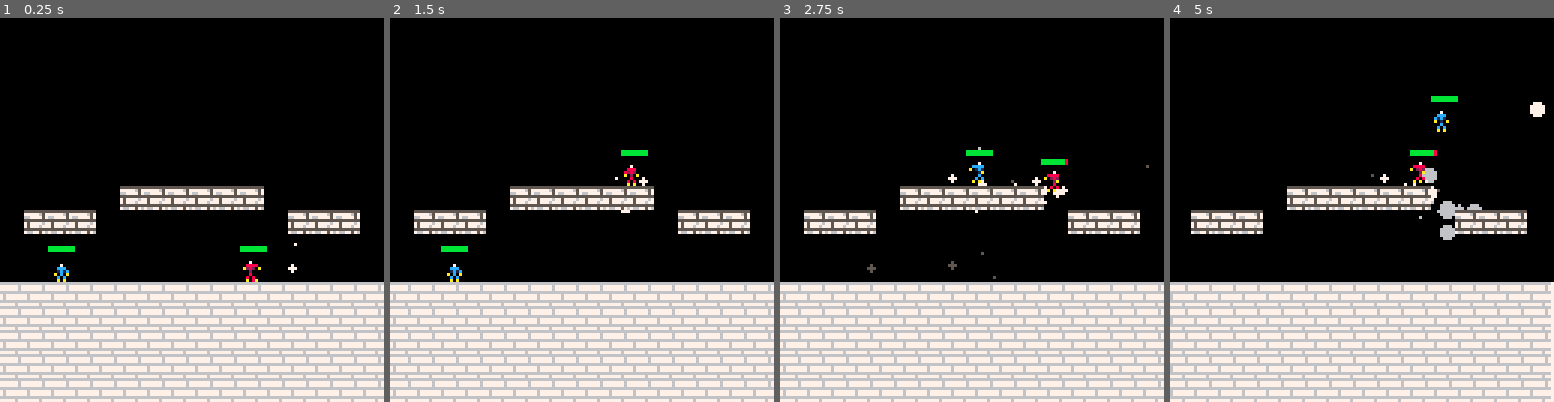
Above: before the commit, frames 1-4 (left to right).
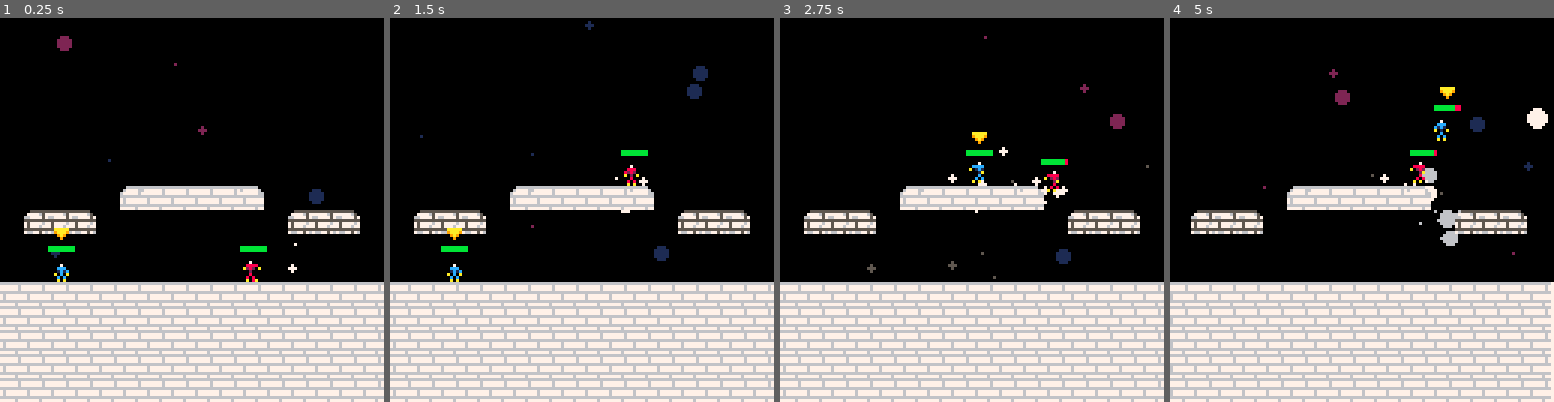
Above: after the commit, the same moments.

Repository: TThanushan/You_against_You
Game: PICO-8 cartridge you_against_you.p8
Same seed, same stepped clock (60 frames per second), same inputs: the game is played once before the commit and once after it.
Inputs:
- Up to frame 1 (0.25 s): no input
- Up to frame 2 (1.5 s): tap X (X key) at 0.33, 1.07 s; tap O (Z key) at 0.7 s
- Up to frame 3 (2.75 s): hold Right 1.6-2.1 s; tap O (Z key) at 1.7, 2.1, 2.5 s; tap X (X key) at 1.85 s; hold Up 2.15-2.42 s; hold Right from 2.47 s (still down)
- Up to frame 4 (5 s): tap O (Z key) every 0.4 s from 2.9 to 4.9 s; tap X (X key) at 2.97, 4.08 s; release Right at 3.03 s; hold Left 3.08-3.58 s; hold Right 4.02-4.68 s; hold Up from 4.73 s (still down)

The runs differ from the first frame. In frame 1, 1.9% of the frame differs, in the area x 6-94%, y 4-63%; in frame 2, 2.0%; in frame 3, 1.9%; in frame 4, 2.9%, in the area x 5-99%, y 13-62%.

Commit message:
add bg particle

Diff:
--- a/you_against_you.p8
+++ b/you_against_you.p8
@@ -6,10 +6,10 @@
 --by wombart
 --made for 42jam#2
 
-local p_info = {x = 64, y = 64, tag = 'player', max_health = 30, move_speed = 1,
+local p_info = {x = 64, y = 64, tag = 'player', max_health = 15, move_speed = 1,
 money = 10, sprites = {idle ={1, 2}, running = {17, 18, 18, 19, 20, 20}},
 sounds = {running = 0}, weapon_info = {reload_time = 0, bullet_sprite = 49,
-	name = 'pistol', attack_speed = 0.5, move_speed = 1000, damage = 1,
+	name = 'pistol', attack_speed = 0.5, move_speed = 500, damage = 1,
 	backoff = 1, collision_backoff = 10, max_ammo = 5}}
 
 local map_limit_left_x, map_limit_right_x = 0, 126
@@ -100,10 +100,11 @@
 
 	-- cls(((time()/2%15))+1)
 	draw_background()
+	draw_bg_decors()
+
 	draw_part()
 	draw_map()
 	draw_all_gameobject()
-
 	draw_interface()
 	-- print(main_camera.get_tag())
 end
@@ -431,6 +432,9 @@
 			else
 				spr(self.c_sprite, self.x+shkx-4, self.y+shky, 1, 1, self.look_to_left)
 			end
+			if not (self.is_bot) then
+				spr(8, self.x-4, self.y - 14)
+			end
 		end,
 		player_sounds = function (self)
 			if self.state == 'running' and self.grounded and self.timer.walk_sfx_timer < time() then
@@ -585,8 +589,9 @@
 		-- move_toward(self.target, self, -self.backoff)
 	end,
 	draw=function(self)
-		outline_spr(self.sprite, self.x+shkx, self.y+shky)
-		spr(self.sprite, self.x+shkx, self.y+shky)
+		-- outline_spr(self.sprite, self.x+shkx, self.y+shky)
+		-- spr(self.sprite, self.x+shkx, self.y+shky)
+		rectfill(self.x-5, self.y-2, self.x+5, self.y+2, colors.white)
 	end,
 	reset=function(self)
 	  self:enable()
@@ -676,6 +681,16 @@
 	end
 	add(gameobjects, obj)
 	return obj
+end
+
+function draw_bg_decors()
+	add_part(rnd(128), 100, 2, rnd(3), rnd(20) + 0, rnd(2) - rnd(2), -10 + -rnd(1),
+		{colors.dark_blue, colors.dark_purple})
+end
+
+-- todo
+function summon_meteorites(x, y, target_tag)
+
 end
 
 -- ##part
@@ -709,6 +724,8 @@
 		elseif p.tpe==1 then
 			circfill(p.x+shkx,p.y+shky,p.size, p.col)
 			p.size -= 0.1
+		elseif p.tpe == 2 then
+			circfill(p.x+shkx, p.y+shky, p.size, p.col)
 		end
 	end
 end
@@ -873,7 +890,7 @@
 
 
 __gff__
-0000000000000000000101000000000000000000000000000000000000000000000000000000000000000000000000000000000000000000000000000000000000000000000000000000000000000000000000000000000000000000000000000000000000000000000000000000000000000000000000000000000000000000
+0000000000000000000101010101010000000000000000000000000101000000000000000000000000000000000000000000000000000000000000000000000000000000000000000000000000000000000000000000000000000000000000000000000000000000000000000000000000000000000000000000000000000000
 0000000000000000000000000000000000000000000000000000000000000000000000000000000000000000000000000000000000000000000000000000000000000000000000000000000000000000000000000000000000000000000000000000000000000000000000000000000000000000000000000000000000000000
 __map__
 0000000000000000000000000000000000000000000000000000000000000000000000000000000000000000000000000000000000000000000000000000000000000000000000000000000000000000000000000000000000000000000000000000000000000000000000000000000000000000000000000000000000000000
@@ -883,8 +900,8 @@
 0000000000000000000000000000000000000000000000000000000000000000000000000000000000000000000000000000000000000000000000000000000000000000000000000000000000000000000000000000000000000000000000000000000000000000000000000000000000000000000000000000000000000000
 0000000000000000000000000000000000000000000000000000000000000000000000000000000000000000000000000000000000000000000000000000000000000000000000000000000000000000000000000000000000000000000000000000000000000000000000000000000000000000000000000000000000000000
 0000000000000000000000000000000000000000000000000000000000000000000000000000000000000000000000000000000000000000000000000000000000000000000000000000000000000000000000000000000000000000000000000000000000000000000000000000000000000000000000000000000000000000
-00000000000a0a0a0a0a0a000000000000000000000000000000000000000000000000000000000000000000000000000000000000000000000000000000000000000000000000000000000000000000000000000000000000000000000000000000000000000000000000000000000000000000000000000000000000000000
-000a0a0a00000000000000000a0a0a0000000000000000000000000000000000000000000000000000000000000000000000000000000000000000000000000000000000000000000000000000000000000000000000000000000000000000000000000000000000000000000000000000000000000000000000000000000000
+00000000000b090909090c000000000000000000000000000000000000000000000000000000000000000000000000000000000000000000000000000000000000000000000000000000000000000000000000000000000000000000000000000000000000000000000000000000000000000000000000000000000000000000
+001b0a1c00000000000000001b0a1c0000000000000000000000000000000000000000000000000000000000000000000000000000000000000000000000000000000000000000000000000000000000000000000000000000000000000000000000000000000000000000000000000000000000000000000000000000000000
 0000000000000000000000000000000000000000000000000000000000000000000000000000000000000000000000000000000000000000000000000000000000000000000000000000000000000000000000000000000000000000000000000000000000000000000000000000000000000000000000000000000000000000
 0000000000000000000000000000000000000000000000000000000000000000000000000000000000000000000000000000000000000000000000000000000000000000000000000000000000000000000000000000000000000000000000000000000000000000000000000000000000000000000000000000000000000000
 0909090909090909090909090909090900000000000000000000000000000000000000000000000000000000000000000000000000000000000000000000000000000000000000000000000000000000000000000000000000000000000000000000000000000000000000000000000000000000000000000000000000000000
Not shown, changed: 22 lines of the sprite sheet (__gfx__) section of you_against_you.p8
